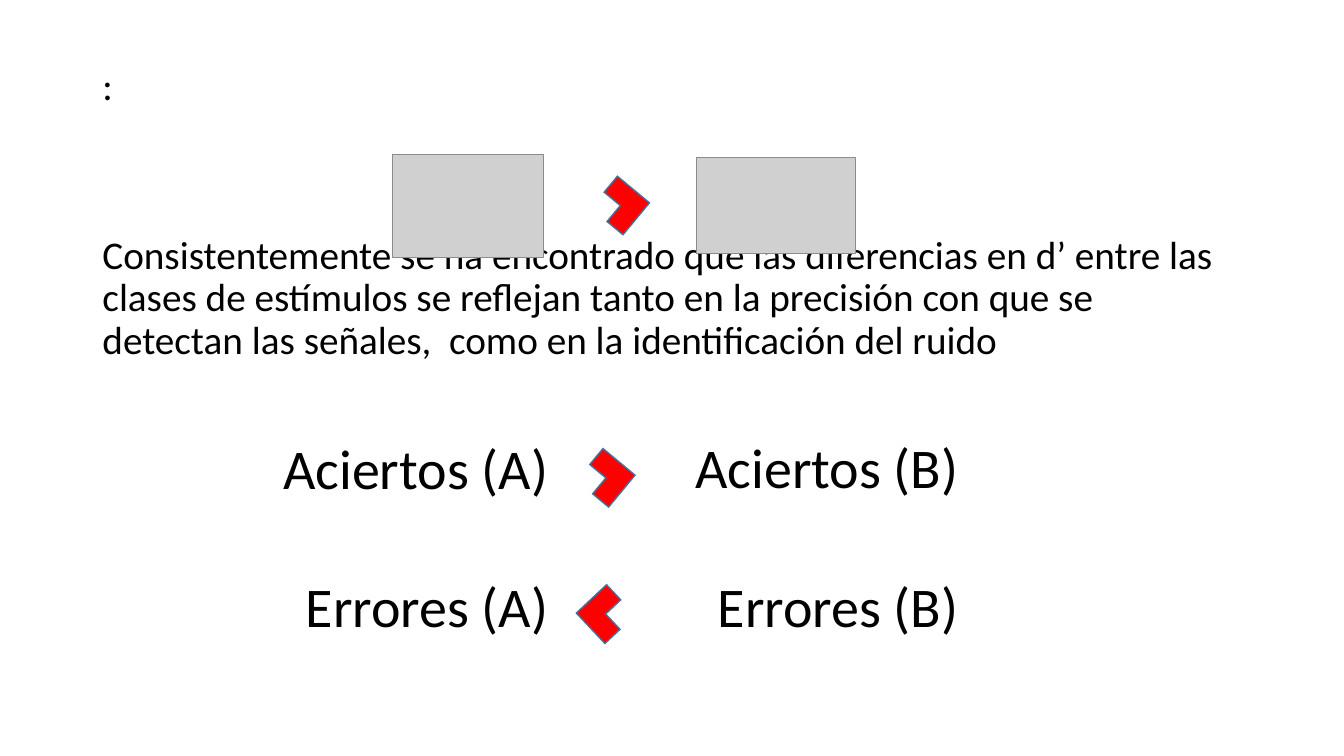
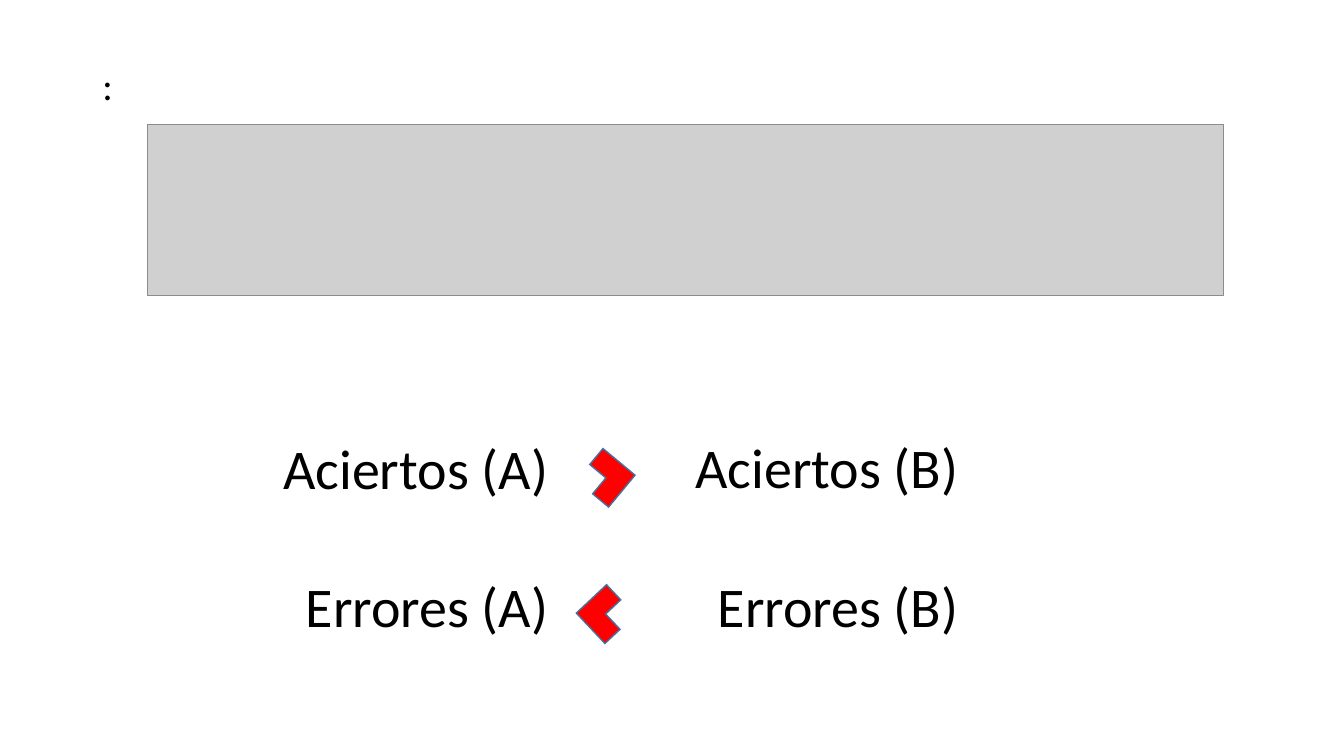
Before and after one commit to Adrifelcha/Adrifelcha, a slide deck: slide 43 of Tesis/Presentaciones/FINAL_Seminario.pptx (slide 51 before the commit). Drawn at 1344x756 pixels with LibreOffice and Linux fonts; fonts in the diff are those of the drawing; grey boxes stand for pictures. Boxes give left, top, right and bottom in pixels: in the first picture for what was removed or moved away, otherwise in the second. Text is boxed around its words. In the diff, an @@ line names an element or a change of style, - is before the commit and + after.

```diff
--- a/Tesis/Presentaciones/FINAL_Seminario.pptx
+++ b/Tesis/Presentaciones/FINAL_Seminario.pptx
@@ picture added at (147, 124, 1224, 295) @@
@@ picture removed at (392, 154, 543, 257) @@
@@ corner removed at (591, 176, 650, 234) @@
@@ picture removed at (697, 157, 856, 253) @@
@@ text at (102, 236, 1212, 359): paragraph removed @@
-Consistentemente se ha encontrado que las diferencias en d’ entre las clases de estímulos se reflejan tanto en la precisión con que se detectan las señales, como en la identificación del ruido
```
Also in this commit, not shown: 13 other slides changed, 8 slides added, 17 slides removed, 1 other file.
